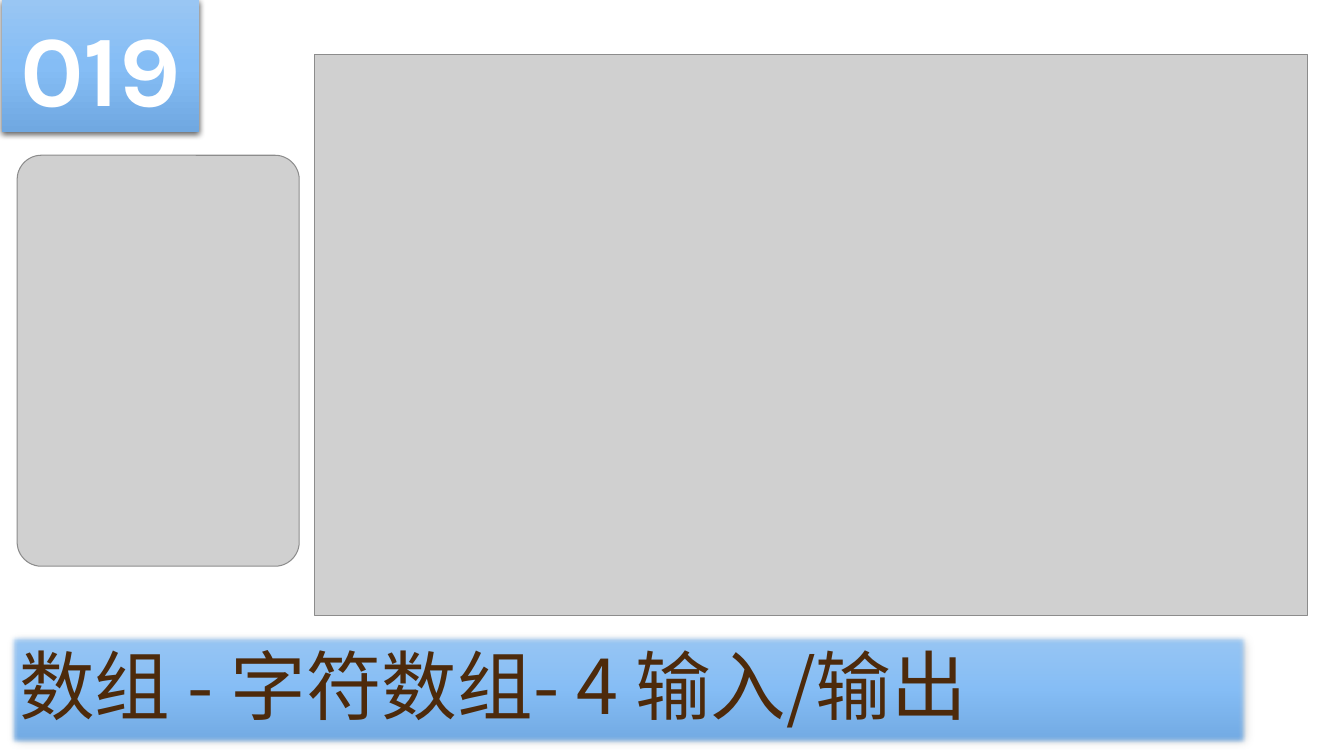
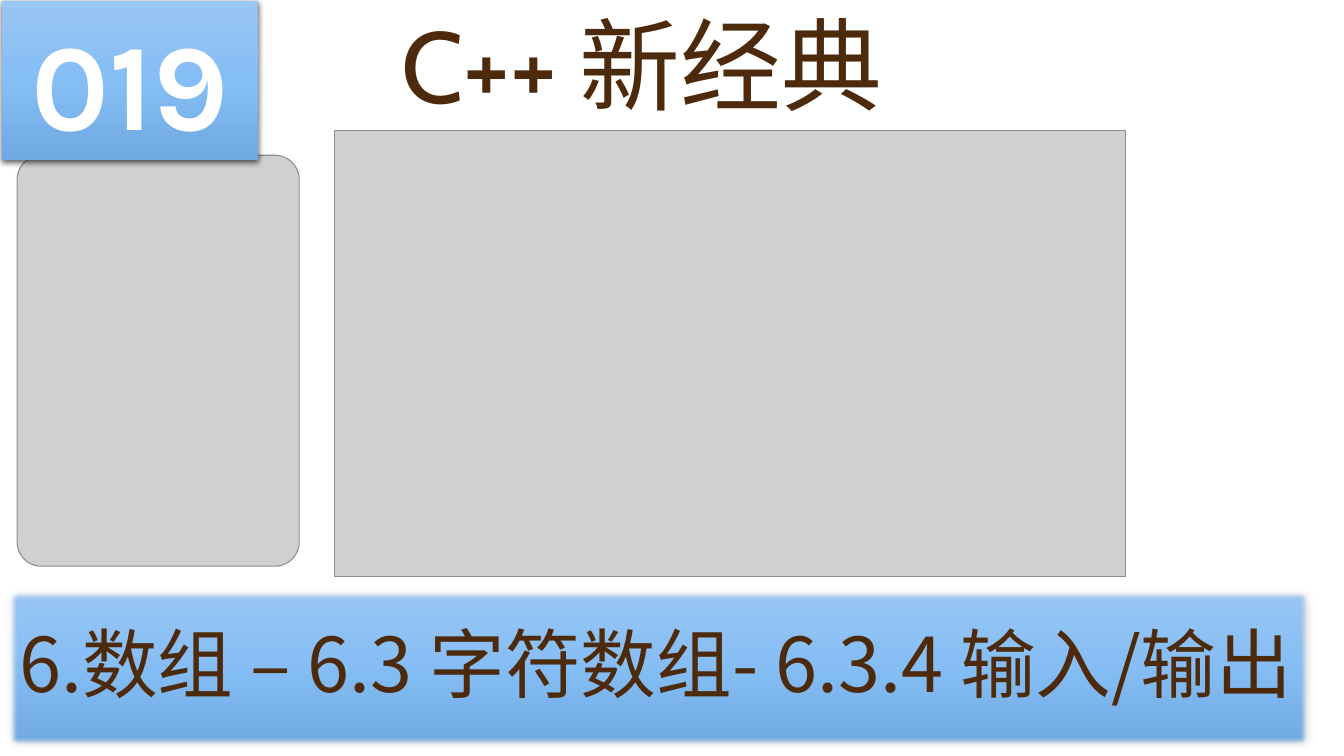
Before and after one commit to yasenstar/learn_cpp, a slide deck: slide 19 of cpp_new/C++ 新经典.pptx. Drawn at 1344x756 pixels with LibreOffice and Linux fonts; fonts in the diff are those of the drawing; grey boxes stand for pictures; background and template pictures are left out. Boxes give left, top, right and bottom in pixels: in the first picture for what was removed or moved away, otherwise in the second. Text is boxed around its words. In the diff, an @@ line names an element or a change of style, - is before the commit and + after.

```diff
--- a/cpp_new/C++ 新经典.pptx
+++ b/cpp_new/C++ 新经典.pptx
@@ rectangle "019": place and size @@
-rectangle "019" at [2, 0, 200, 132]
+rectangle "019" at [2, 1, 258, 160]
@@ rectangle "019" at [2, 1, 258, 160]: size 72 to 88 pt @@
@@ title added at [402, 18, 882, 111], 72 pt, text #4D2A0B @@
+C++ 新经典
@@ picture: place and size @@
-picture at [315, 54, 1308, 615]
+picture at [335, 130, 1125, 577]
@@ rectangle "6.数组 – 6.3 字符数组- 6.3.4 ...": place and size @@
-rectangle "6.数组 – 6.3 字符数组- 6.3.4 ..." at [9, 634, 1248, 744]
+rectangle "6.数组 – 6.3 字符数组- 6.3.4 ..." at [9, 592, 1308, 745]
@@ text in rectangle at [19, 628, 1292, 706]: text changed @@
-数组 - 字符数组- 4 输入/输出
+6.数组 – 6.3 字符数组- 6.3.4 输入/输出
```
Also in this commit, not shown: 2 other slides changed, 3 slides added, 1 other file.
